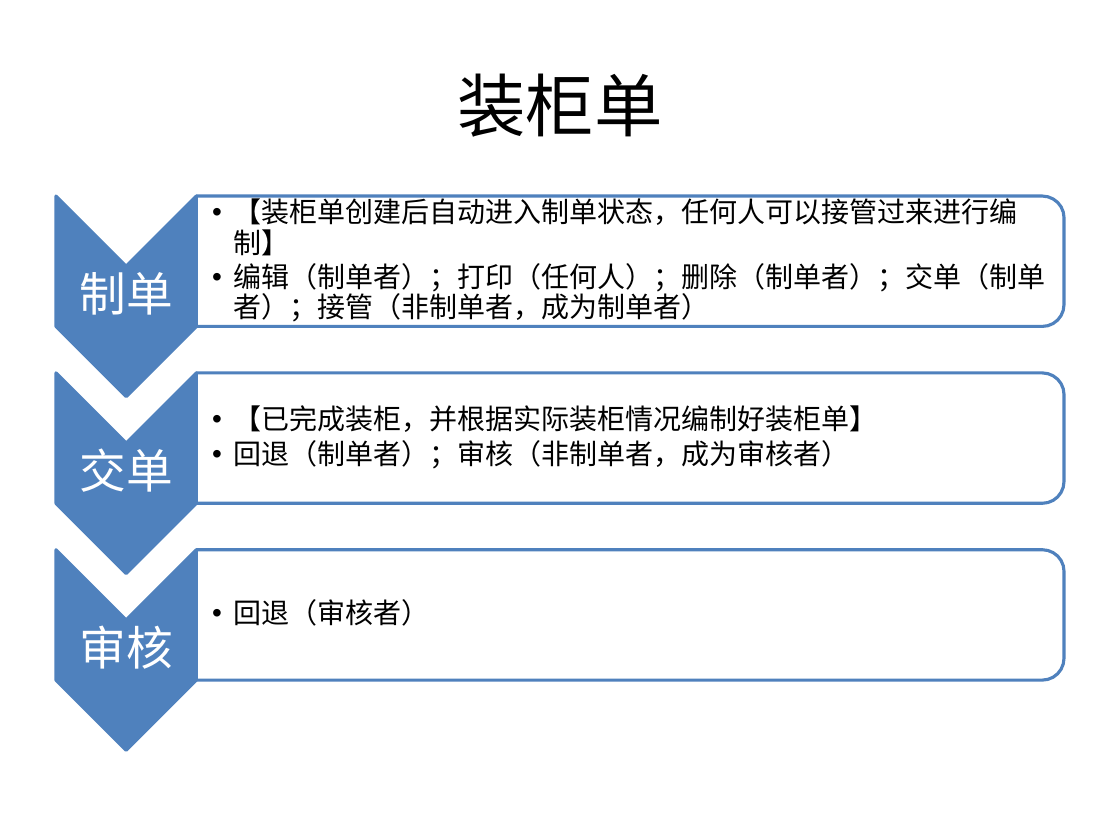
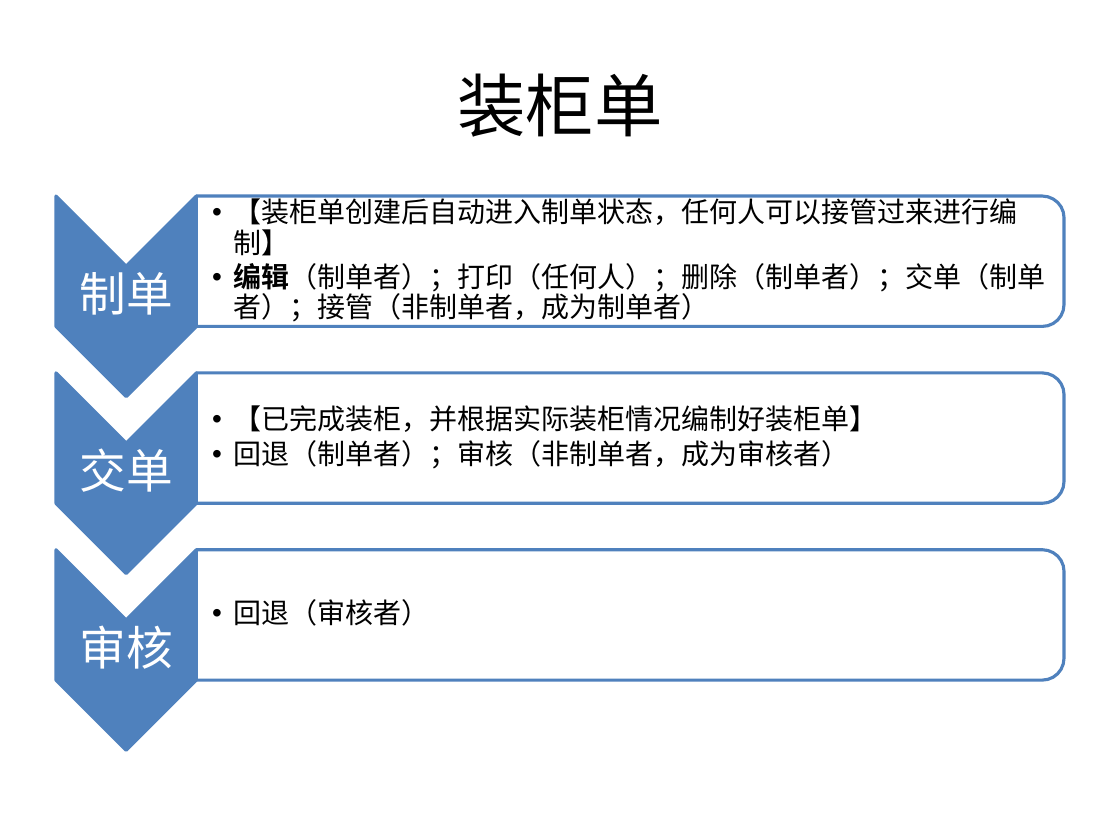
Before and after one commit to yuanly/oa, a slide deck: slide 6 of doc/伍泰OA流程说明.pptx. Drawn at 1120x840 pixels with LibreOffice and Linux fonts; fonts in the diff are those of the drawing. Boxes give left, top, right and bottom in pixels: in the first picture for what was removed or moved away, otherwise in the second. Text is boxed around its words. In the diff, an @@ line names an element or a change of style, - is before the commit and + after.

```diff
--- a/doc/伍泰OA流程说明.pptx
+++ b/doc/伍泰OA流程说明.pptx
@@ text at <box>233,263,1045,322</box>: bold on in "编辑（制单者）；打印（任何人）；删除（制单者）；交单（制单者）；接管（非制单者，成为制单者）" @@
```
Also in this commit, not shown: 7 other slides changed, 6 other files.
